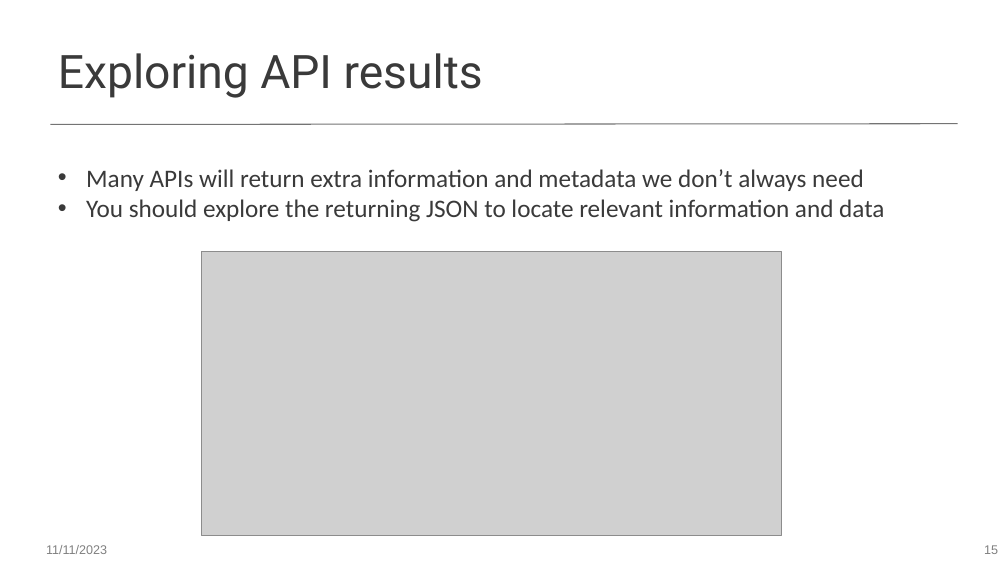
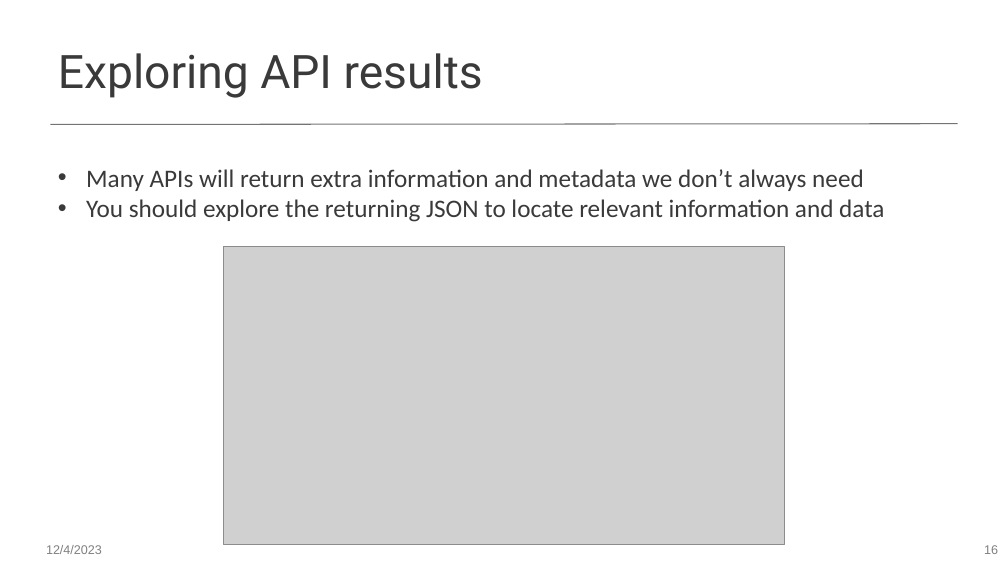
Before and after one commit to worldbank/dec-python-course, a slide deck: slide 16 of 1-foundations/4-api-and-dataviz/Introduction to APIs.pptx (slide 15 before the commit). Drawn at 1008x567 pixels with LibreOffice and Linux fonts; fonts in the diff are those of the drawing; grey boxes stand for pictures. Boxes give left, top, right and bottom in pixels: in the first picture for what was removed or moved away, otherwise in the second. Text is boxed around its words. In the diff, an @@ line names an element or a change of style, - is before the commit and + after.

```diff
--- a/1-foundations/4-api-and-dataviz/Introduction to APIs.pptx
+++ b/1-foundations/4-api-and-dataviz/Introduction to APIs.pptx
@@ picture: place and size @@
-picture at [202, 251, 782, 535]
+picture at [224, 247, 785, 544]
@@ text at [46, 545, 102, 554]: text changed @@
-11/11/2023
+12/4/2023
```
Also in this commit, not shown: 13 other slides changed, 1 slide added, 1 slide removed, 1 other file.
